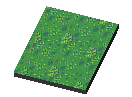
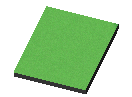
Before/after of a 132 × 97 layered artwork. What changed in the layer stack:
painted on "Pasted Layer #1" over left=14, top=6, right=118, bottom=90
